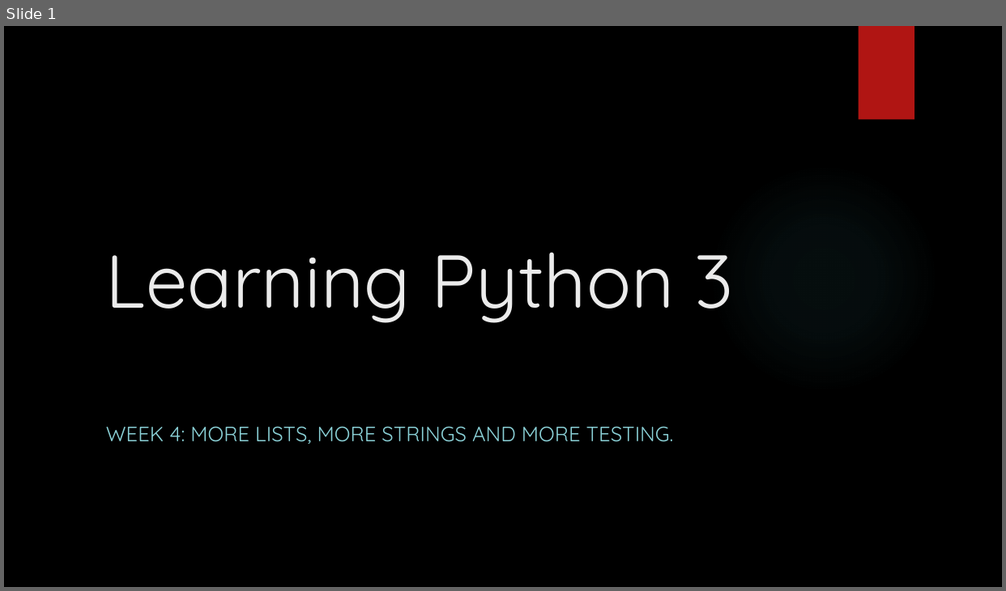
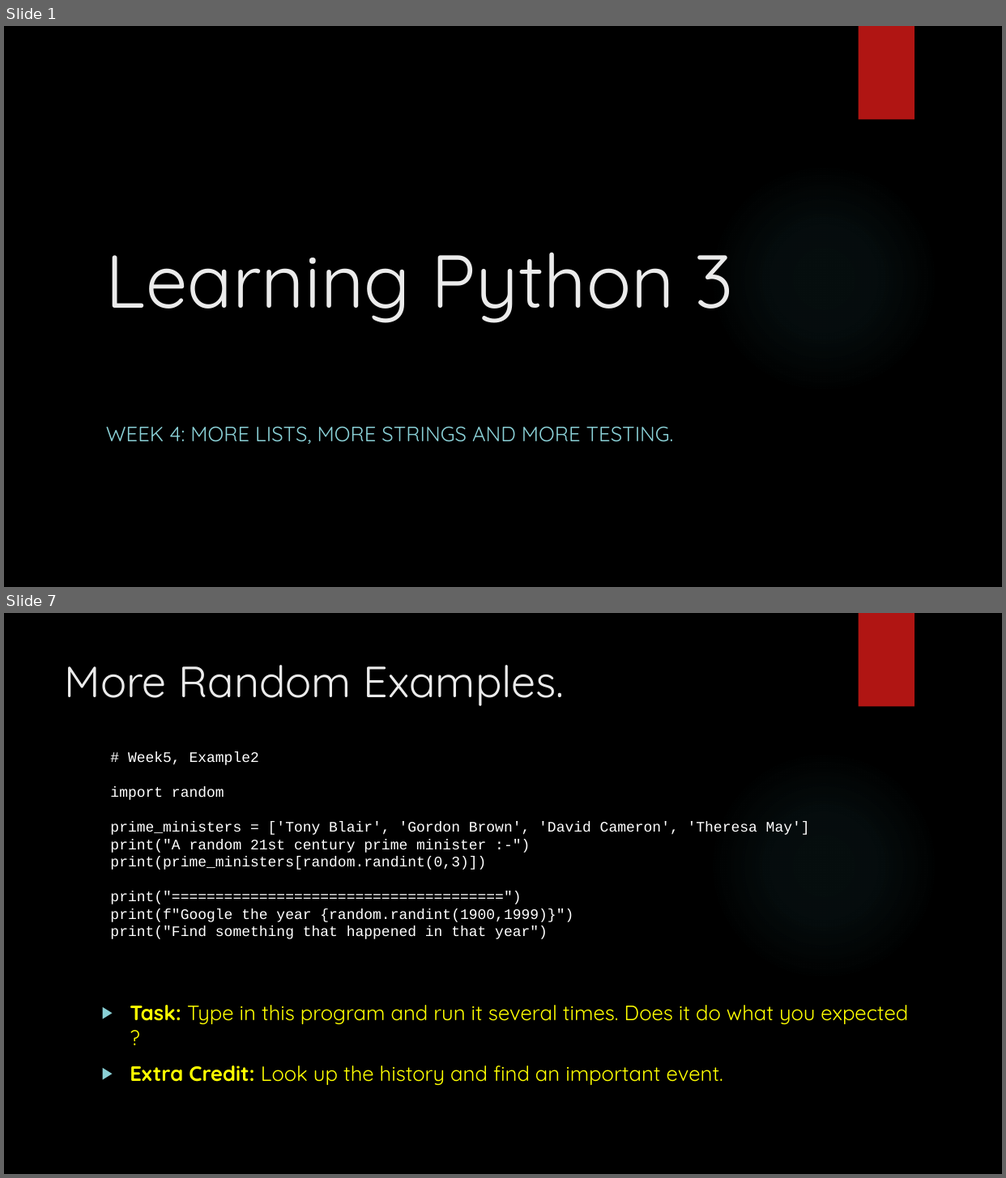
Before and after one commit to davidgroves/DGM_Tutorials, a slide deck: week5/week5.pptx. Shown one above the other, each under a label of ours: slide 1 before the commit, slides 1 and 7 after it; the slides between them are not shown. The pictures are 1006x591 and 1006x1178 pixels, drawn with LibreOffice and Linux fonts; fonts in the diff are those of the drawing; background and template pictures are left out. Boxes give left, top, right and bottom in pixels: in the first picture for what was removed or moved away, otherwise in the second. Text is boxed around its words. In the diff, an @@ line names an element or a change of style, - is before the commit and + after.

Commit message:
Week 5 partial checkin.

```diff
--- a/week5/week5.pptx
+++ b/week5/week5.pptx
@@ slide 7 added at [4, 613, 1002, 1174], background picture (left out); not listed: 2 template elements that a slide beside it also shows @@
@@ title added at [65, 665, 565, 706], 42 pt, text #EBEBEB @@
+More Random Examples.
@@ text added at [110, 752, 810, 939], 14 pt, text #FFFFFF @@
+# Week5, Example2
+import random
+prime_ministers = ['Tony Blair', 'Gordon Brown', 'David Cameron', 'Theresa May']
+print("A random 21st century prime minister :-")
+print(prime_ministers[random.randint(0,3)])
+print("======================================")
+print(f"Google the year {random.randint(1900,1999)}")
+print("Find something that happened in that year")
@@ text added at [130, 1005, 908, 1085], 20 pt, text #FFFF00 @@
+▶ Task: Type in this program and run it several times. Does it do what you expected ?
+▶ Extra Credit: Look up the history and find an important event.
```
Also in this commit, not shown: 2 slides changed, 30 other slides added, 20 slides removed.
